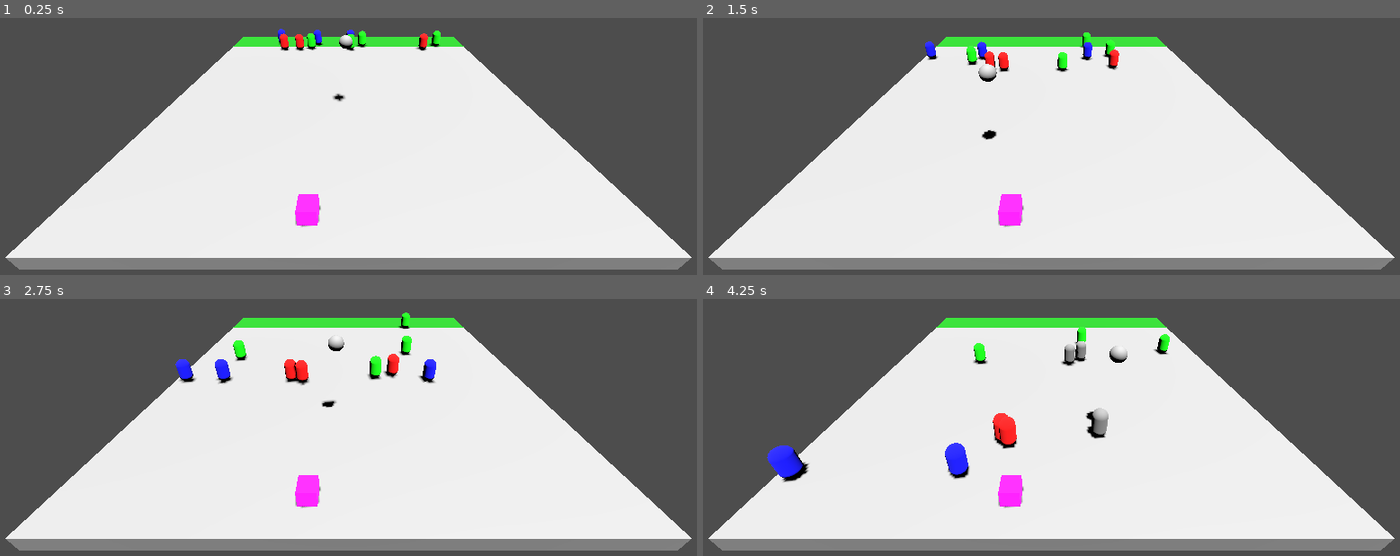
Above: before the commit, frames 1-4 (two rows, left to right).
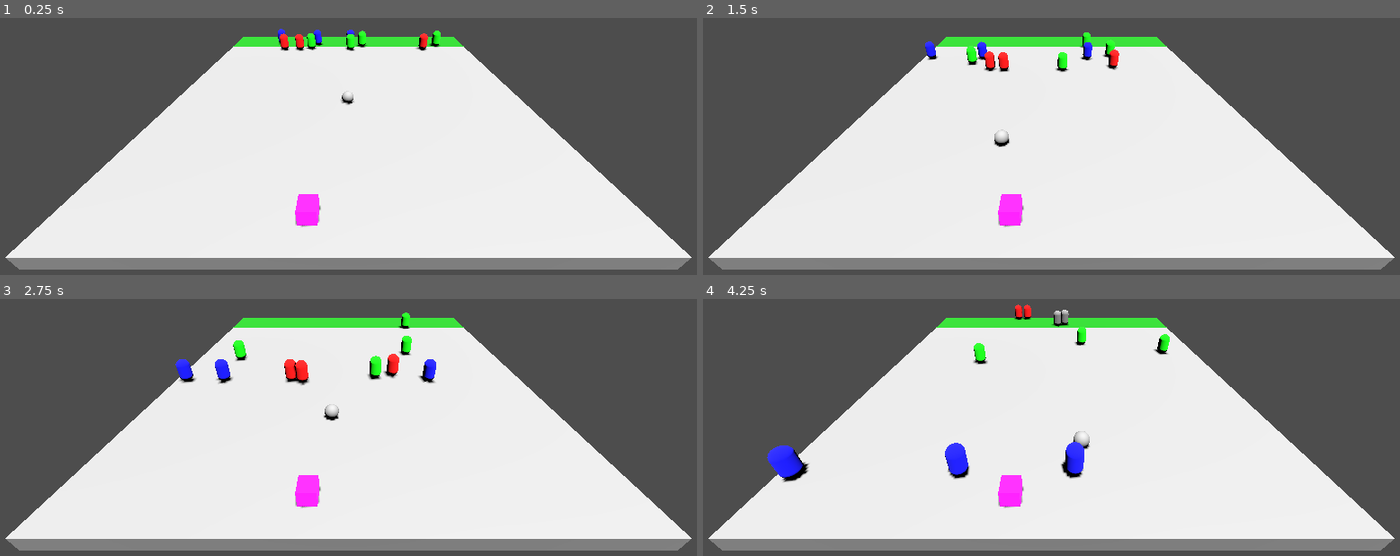
Above: after the commit, the same moments.

Repository: Mxckx9772/dos
Game: Godot game, scene res://main.tscn
Same seed, same stepped clock (60 frames per second), same inputs: the game is played once before the commit and once after it.
Inputs:
- Up to frame 1 (0.25 s): no input
- Up to frame 2 (1.5 s): no input
- Up to frame 3 (2.75 s): no input
- Up to frame 4 (4.25 s): no input

The runs differ from the first frame. In frame 1, 0.2% of the frame differs, in the area x 47-51%, y 6-34%; in frame 2, 0.3%; in frame 3, 0.2%; in frame 4, 1.7%, in the area x 41-61%, y 2-70%.

Commit message:
Change back to safe zone
Now students caught by the teacher go straight to the safety zone, and a candy counter has been added.

Diff:
--- a/candy.gd
+++ b/candy.gd
@@ -2,11 +2,33 @@
 @onready var mesh_instance_3d: MeshInstance3D = $Candy/MeshInstance3D
 
 
+@export var nbCandy = 200
+var environment
+
 # Called when the node enters the scene tree for the first time.
 func _ready() -> void:
+	environment = get_node("../Environment")
 	var material = mesh_instance_3d.material_override
 	if material == null:
 		material = StandardMaterial3D.new()
 		mesh_instance_3d.material_override = material
 	material.albedo_color = Color(1,0,1)
-	pass # Replace with function body.
+	print("Il y a "+str(nbCandy)+" bonbons dans le bol au départ")
+
+
+func _process(delta: float) -> void:
+	var currentEnvironment = environment.getEnvironment()
+	var kids = currentEnvironment.kids
+	for kid in kids:
+		var kid2DPosition = Vector2(kid.position.x, kid.position.z)
+		if isTouch(kid2DPosition) && nbCandy > 0:
+			nbCandy -= 1
+			print("Il reste "+str(nbCandy)+" bonbons dans le bol")
+		elif nbCandy == 0:
+			print("C'est fini, il n'y a plus de bonbon")
+
+
+func isTouch(kid: Vector2) -> bool:
+	var position2D = Vector2(position.x, position.z)
+	var distance = position2D.distance_to(kid)
+	return distance < 1
--- a/kid.gd
+++ b/kid.gd
@@ -201,12 +201,18 @@
 func isCaught():
 	return current_state == State.IS_CAUGHT or current_state == State.CHILLING
 
+
+func _toSafeZone(delta) -> void:
+	var waitTime = 10
+	position.x = safety_line
+	end_position = Vector2(safety_line+5,position.z)
+
 func catch(delta):
 	current_state = State.IS_CAUGHT
 	end_position = Vector2(safety_line,position.z)
 	var material = mesh_instance_3d.material_override
 	material.albedo_color = color_map["sad"]
-
+	_toSafeZone(delta)
 # move in the safety room
 func _stayTime():
 	stay_time = randf_range(1.0,10.0)
--- a/main.tscn
+++ b/main.tscn
@@ -25,7 +25,7 @@
 [node name="Classroom" parent="." instance=ExtResource("1_ndxd6")]
 
 [node name="Teacher" parent="." instance=ExtResource("2_dfl5x")]
-transform = Transform3D(1, 0, 0, 0, 1, 0, 0, 0, 1, -1.61301, 5, 0.496694)
+transform = Transform3D(1, 0, 0, 0, 1, 0, 0, 0, 1, -1.07299, -0.0553209, 0.608526)
 
 [node name="Candy" parent="." instance=ExtResource("4_4a0si")]
 transform = Transform3D(1, 0, 0, 0, 1, 0, 0, 0, 1, -13, 0, -2)
